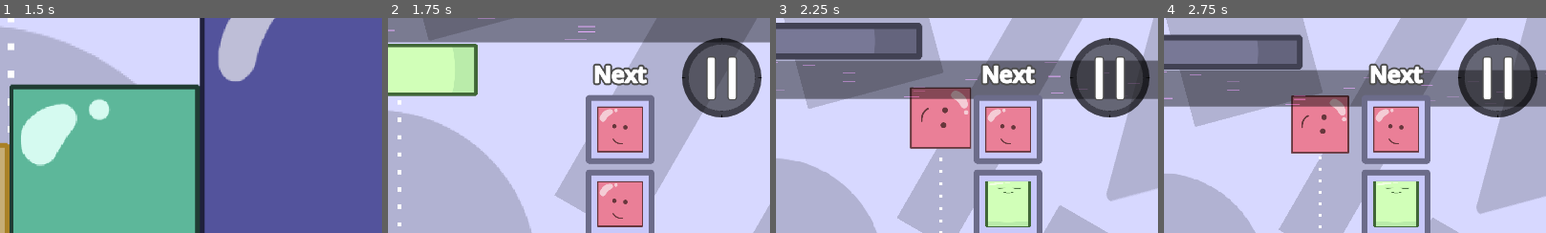
Above: before the commit, frames 1-4 (left to right).
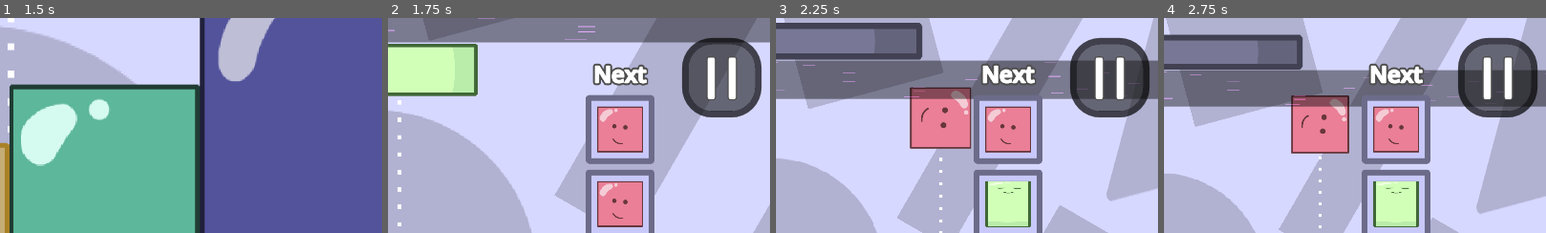
Above: after the commit, the same moments.

Repository: nullishew/game-jam-palindome
Game: Godot game, scene res://scenes/menu.tscn
Same seed, same stepped clock (60 frames per second), same inputs: the game is played once before the commit and once after it.
Inputs (mouse positions are % of the whole screen's width and height, from its top left):
- Up to frame 1 (1.5 s): click "Start" at 0.5 s; click "Start" at 1.25 s
- Up to frame 2 (1.75 s): no input
- Up to frame 3 (2.25 s): move the mouse to (72, 45) at 2.02 s; hold Right (move_piece_right) from 2.03 s (still down); tap Tab (hold_piece) at 2.1 s
- Up to frame 4 (2.75 s): keep holding Right (move_piece_right)
The pictures show only the part of the screen within x 48-98%, y 0-50%; the shares and areas given below are measured in that part.

Frame 1 is identical in both runs. In frame 2, 1.4% of the frame differs, in the area x 77-98%, y 9-47%; in frame 3, 1.4%; in frame 4, 1.4%.

Commit message:
improved menu button shape

Diff:
--- a/resources/menu_button_ui/menu_button_disabled_stylebox.tres
+++ b/resources/menu_button_ui/menu_button_disabled_stylebox.tres
@@ -7,7 +7,7 @@
 border_width_right = 16
 border_width_bottom = 16
 border_color = Color(0, 0, 0, 0.8)
-corner_radius_top_left = 100
-corner_radius_top_right = 100
-corner_radius_bottom_right = 100
-corner_radius_bottom_left = 100
+corner_radius_top_left = 75
+corner_radius_top_right = 75
+corner_radius_bottom_right = 75
+corner_radius_bottom_left = 75
--- a/resources/menu_button_ui/menu_button_focus_stylebox.tres
+++ b/resources/menu_button_ui/menu_button_focus_stylebox.tres
@@ -7,7 +7,7 @@
 border_width_right = 16
 border_width_bottom = 16
 border_color = Color(0.8, 0.8, 0.8, 0.9)
-corner_radius_top_left = 100
-corner_radius_top_right = 100
-corner_radius_bottom_right = 100
-corner_radius_bottom_left = 100
+corner_radius_top_left = 75
+corner_radius_top_right = 75
+corner_radius_bottom_right = 75
+corner_radius_bottom_left = 75
--- a/resources/menu_button_ui/menu_button_hover_stylebox.tres
+++ b/resources/menu_button_ui/menu_button_hover_stylebox.tres
@@ -1,13 +1,13 @@
 [gd_resource type="StyleBoxFlat" format=3 uid="uid://7d3xxgifanaf"]
 
 [resource]
-bg_color = Color(0.22, 0.22, 0.22, 0.6)
+bg_color = Color(0, 0, 0, 0.6)
 border_width_left = 16
 border_width_top = 16
 border_width_right = 16
 border_width_bottom = 16
 border_color = Color(0, 0, 0, 0.8)
-corner_radius_top_left = 100
-corner_radius_top_right = 100
-corner_radius_bottom_right = 100
-corner_radius_bottom_left = 100
+corner_radius_top_left = 75
+corner_radius_top_right = 75
+corner_radius_bottom_right = 75
+corner_radius_bottom_left = 75
--- a/resources/menu_button_ui/menu_button_normal_stylebox.tres
+++ b/resources/menu_button_ui/menu_button_normal_stylebox.tres
@@ -6,8 +6,8 @@
 border_width_top = 16
 border_width_right = 16
 border_width_bottom = 16
-border_color = Color(0, 0, 0, 0.7)
-corner_radius_top_left = 100
-corner_radius_top_right = 100
-corner_radius_bottom_right = 100
-corner_radius_bottom_left = 100
+border_color = Color(0, 0, 0, 0.7019608)
+corner_radius_top_left = 75
+corner_radius_top_right = 75
+corner_radius_bottom_right = 75
+corner_radius_bottom_left = 75
--- a/resources/menu_button_ui/menu_button_pressed_stylebox.tres
+++ b/resources/menu_button_ui/menu_button_pressed_stylebox.tres
@@ -1,13 +1,13 @@
 [gd_resource type="StyleBoxFlat" format=3 uid="uid://bhn1p5jywhewd"]
 
 [resource]
-bg_color = Color(0, 0, 0, 0.6)
+bg_color = Color(0.21960784, 0.21960784, 0.21960784, 0.6)
 border_width_left = 16
 border_width_top = 16
 border_width_right = 16
 border_width_bottom = 16
-border_color = Color(0, 0, 0, 0.9)
-corner_radius_top_left = 100
-corner_radius_top_right = 100
-corner_radius_bottom_right = 100
-corner_radius_bottom_left = 100
+border_color = Color(0, 0, 0, 0.5882353)
+corner_radius_top_left = 75
+corner_radius_top_right = 75
+corner_radius_bottom_right = 75
+corner_radius_bottom_left = 75
